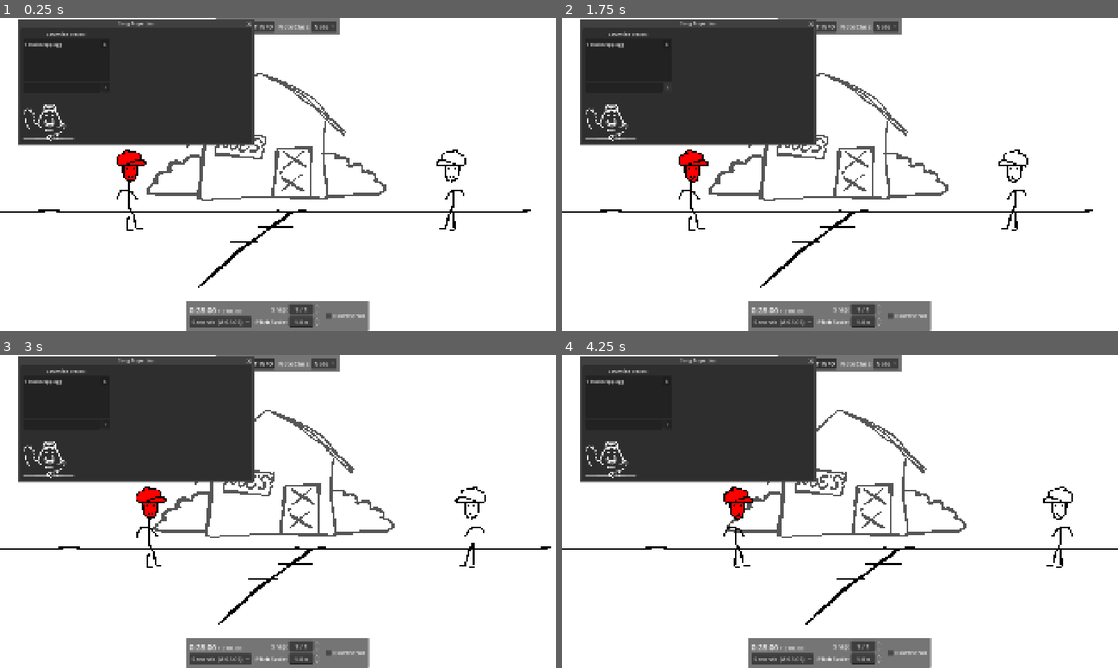
Above: before the commit, frames 1-4 (two rows, left to right).
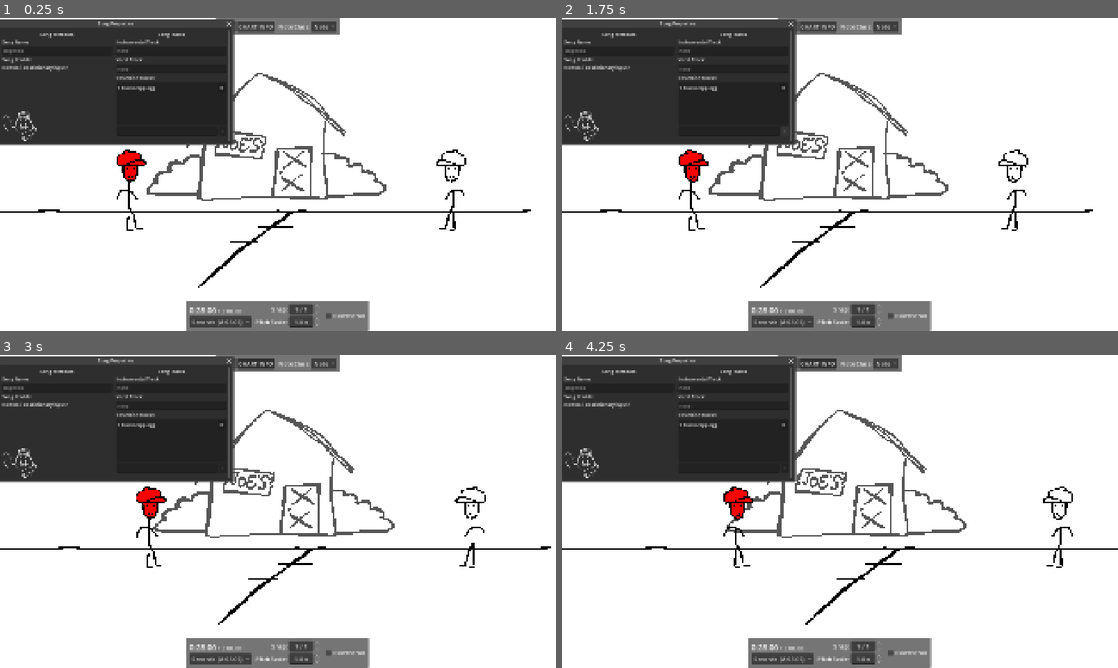
Above: after the commit, the same moments.

Repository: B3GD/b3gd
Game: Godot game, scene res://songs/test/song.tscn
Two runs of this game, one before a commit and one after it. Both use one fixed random seed, a clock stepped at 60 frames per second and the inputs below. This scene is started directly instead of the project's main scene. Sound files missing from this copy of the repository are replaced by a short silence.
Inputs:
- Up to frame 1 (0.25 s): no input
- Up to frame 2 (1.75 s): click "X" at 0.5 s; click "+" at 1.25 s
- Up to frame 3 (3 s): click "CHART INFO" at 2 s; hold Up (editor_time_up) from 2.78 s (still down)
- Up to frame 4 (4.25 s): release Up (editor_time_up) at 3.53 s; hold Down (editor_time_down) from 3.53 s (still down)

The runs differ from the first frame. In frame 1, 3.9% of the frame differs, in the area x 0-46%, y 0-41%; in frame 2, 3.9%; in frame 3, 3.9%; in frame 4, 3.9%.

Commit message:
doing some

Diff:
--- a/b3gd/chart_editor/chart_editor_activate.gd
+++ b/b3gd/chart_editor/chart_editor_activate.gd
@@ -7,3 +7,7 @@
 
 func override_with_editor() -> void:
 	$NoteManager.force_inactive = true
+
+
+func _on_chart_info_button_pressed() -> void:
+	pass # Replace with function body.
--- /dev/null
+++ b/b3gd/chart_editor/chart_info_button.gd
@@ -0,0 +1 @@
+extends Button
--- a/b3gd/chart_player/chart_player.tscn
+++ b/b3gd/chart_player/chart_player.tscn
@@ -322,7 +322,7 @@
 [node name="Window" type="Window" parent="EditorTools/EditorUI" unique_id=1144163274]
 oversampling_override = 1.0
 title = "Song Properties"
-position = Vector2i(71, 36)
+position = Vector2i(0, 36)
 size = Vector2i(800, 397)
 unresizable = true
 
@@ -345,19 +345,80 @@
 theme_override_constants/margin_right = 8
 theme_override_constants/margin_bottom = 8
 
-[node name="VFlowContainer" type="VFlowContainer" parent="EditorTools/EditorUI/Window/Panel/MarginContainer" unique_id=1103507713]
-layout_mode = 2
-
-[node name="Label" type="Label" parent="EditorTools/EditorUI/Window/Panel/MarginContainer/VFlowContainer" unique_id=1252954743]
+[node name="VFlowContainer" type="HBoxContainer" parent="EditorTools/EditorUI/Window/Panel/MarginContainer" unique_id=1709897347]
+layout_mode = 2
+
+[node name="VBoxContainer" type="VBoxContainer" parent="EditorTools/EditorUI/Window/Panel/MarginContainer/VFlowContainer" unique_id=2032944626]
+layout_mode = 2
+size_flags_horizontal = 3
+
+[node name="Label2" type="Label" parent="EditorTools/EditorUI/Window/Panel/MarginContainer/VFlowContainer/VBoxContainer" unique_id=1886734330]
+layout_mode = 2
+text = "Song Metadata"
+horizontal_alignment = 1
+
+[node name="Label3" type="Label" parent="EditorTools/EditorUI/Window/Panel/MarginContainer/VFlowContainer/VBoxContainer" unique_id=1367715971]
+layout_mode = 2
+text = "Song Name:"
+
+[node name="LineEdit" type="LineEdit" parent="EditorTools/EditorUI/Window/Panel/MarginContainer/VFlowContainer/VBoxContainer" unique_id=1307843780]
+layout_mode = 2
+placeholder_text = "Bopeebo"
+
+[node name="Label4" type="Label" parent="EditorTools/EditorUI/Window/Panel/MarginContainer/VFlowContainer/VBoxContainer" unique_id=161836687]
+layout_mode = 2
+text = "Song Credits:"
+
+[node name="Label5" type="Label" parent="EditorTools/EditorUI/Window/Panel/MarginContainer/VFlowContainer/VBoxContainer" unique_id=1710461039]
+layout_mode = 2
+text = "How do i do dictionary input?"
+
+[node name="TextureRect" type="TextureRect" parent="EditorTools/EditorUI/Window/Panel/MarginContainer/VFlowContainer/VBoxContainer" unique_id=1595565935]
+modulate = Color(1, 1, 1, 0.80784315)
+custom_minimum_size = Vector2(0, 100)
+layout_mode = 2
+size_flags_vertical = 10
+texture = ExtResource("16_jng4k")
+expand_mode = 2
+stretch_mode = 4
+
+[node name="VSeparator" type="VSeparator" parent="EditorTools/EditorUI/Window/Panel/MarginContainer/VFlowContainer" unique_id=263826754]
+layout_mode = 2
+
+[node name="VBoxContainer2" type="VBoxContainer" parent="EditorTools/EditorUI/Window/Panel/MarginContainer/VFlowContainer" unique_id=227109681]
+layout_mode = 2
+size_flags_horizontal = 3
+
+[node name="Label" type="Label" parent="EditorTools/EditorUI/Window/Panel/MarginContainer/VFlowContainer/VBoxContainer2" unique_id=1252954743]
+layout_mode = 2
+text = "Song Tracks"
+horizontal_alignment = 1
+
+[node name="Label3" type="Label" parent="EditorTools/EditorUI/Window/Panel/MarginContainer/VFlowContainer/VBoxContainer2" unique_id=355516636]
+layout_mode = 2
+text = "Instrumental Track:"
+
+[node name="LineEdit2" type="LineEdit" parent="EditorTools/EditorUI/Window/Panel/MarginContainer/VFlowContainer/VBoxContainer2" unique_id=43597218]
+layout_mode = 2
+placeholder_text = "none"
+
+[node name="Label4" type="Label" parent="EditorTools/EditorUI/Window/Panel/MarginContainer/VFlowContainer/VBoxContainer2" unique_id=1221302327]
+layout_mode = 2
+text = "Vocal Track:"
+
+[node name="LineEdit3" type="LineEdit" parent="EditorTools/EditorUI/Window/Panel/MarginContainer/VFlowContainer/VBoxContainer2" unique_id=158125677]
+layout_mode = 2
+placeholder_text = "none"
+
+[node name="Label2" type="Label" parent="EditorTools/EditorUI/Window/Panel/MarginContainer/VFlowContainer/VBoxContainer2" unique_id=565670583]
 layout_mode = 2
 text = "Strumline Tracks:"
-horizontal_alignment = 1
-
-[node name="Panel" type="Panel" parent="EditorTools/EditorUI/Window/Panel/MarginContainer/VFlowContainer" unique_id=855059347]
+
+[node name="Panel" type="Panel" parent="EditorTools/EditorUI/Window/Panel/MarginContainer/VFlowContainer/VBoxContainer2" unique_id=855059347]
 custom_minimum_size = Vector2(300, 150)
 layout_mode = 2
 
-[node name="ScrollContainer" type="ScrollContainer" parent="EditorTools/EditorUI/Window/Panel/MarginContainer/VFlowContainer/Panel" unique_id=1552848837]
+[node name="ScrollContainer" type="ScrollContainer" parent="EditorTools/EditorUI/Window/Panel/MarginContainer/VFlowContainer/VBoxContainer2/Panel" unique_id=1552848837]
 layout_mode = 1
 anchors_preset = 15
 anchor_right = 1.0
@@ -369,44 +430,39 @@
 grow_horizontal = 2
 grow_vertical = 2
 
-[node name="TrackGrid" type="GridContainer" parent="EditorTools/EditorUI/Window/Panel/MarginContainer/VFlowContainer/Panel/ScrollContainer" unique_id=1007618091]
+[node name="TrackGrid" type="GridContainer" parent="EditorTools/EditorUI/Window/Panel/MarginContainer/VFlowContainer/VBoxContainer2/Panel/ScrollContainer" unique_id=1007618091]
 layout_mode = 2
 size_flags_horizontal = 3
 size_flags_vertical = 3
 columns = 3
 
-[node name="Label2" type="Label" parent="EditorTools/EditorUI/Window/Panel/MarginContainer/VFlowContainer/Panel/ScrollContainer/TrackGrid" unique_id=766952293]
+[node name="Label2" type="Label" parent="EditorTools/EditorUI/Window/Panel/MarginContainer/VFlowContainer/VBoxContainer2/Panel/ScrollContainer/TrackGrid" unique_id=766952293]
 layout_mode = 2
 text = "1"
 
-[node name="Label3" type="Label" parent="EditorTools/EditorUI/Window/Panel/MarginContainer/VFlowContainer/Panel/ScrollContainer/TrackGrid" unique_id=944530311]
+[node name="Label3" type="Label" parent="EditorTools/EditorUI/Window/Panel/MarginContainer/VFlowContainer/VBoxContainer2/Panel/ScrollContainer/TrackGrid" unique_id=944530311]
 layout_mode = 2
 text = "tracks/opp.ogg"
 
-[node name="Button" type="Button" parent="EditorTools/EditorUI/Window/Panel/MarginContainer/VFlowContainer/Panel/ScrollContainer/TrackGrid" unique_id=515659952]
+[node name="Button" type="Button" parent="EditorTools/EditorUI/Window/Panel/MarginContainer/VFlowContainer/VBoxContainer2/Panel/ScrollContainer/TrackGrid" unique_id=515659952]
 layout_mode = 2
 size_flags_horizontal = 10
 text = " X "
 
-[node name="HBoxContainer" type="HBoxContainer" parent="EditorTools/EditorUI/Window/Panel/MarginContainer/VFlowContainer" unique_id=1027648156]
-layout_mode = 2
-
-[node name="LineEdit" type="LineEdit" parent="EditorTools/EditorUI/Window/Panel/MarginContainer/VFlowContainer/HBoxContainer" unique_id=1125373769]
-layout_mode = 2
-size_flags_horizontal = 3
-
-[node name="Button" type="Button" parent="EditorTools/EditorUI/Window/Panel/MarginContainer/VFlowContainer/HBoxContainer" unique_id=1600345443]
+[node name="HBoxContainer" type="HBoxContainer" parent="EditorTools/EditorUI/Window/Panel/MarginContainer/VFlowContainer/VBoxContainer2" unique_id=1027648156]
+layout_mode = 2
+
+[node name="LineEdit" type="LineEdit" parent="EditorTools/EditorUI/Window/Panel/MarginContainer/VFlowContainer/VBoxContainer2/HBoxContainer" unique_id=1125373769]
+layout_mode = 2
+size_flags_horizontal = 3
+
+[node name="Button" type="Button" parent="EditorTools/EditorUI/Window/Panel/MarginContainer/VFlowContainer/VBoxContainer2/HBoxContainer" unique_id=1600345443]
 layout_mode = 2
 size_flags_horizontal = 8
 text = " + "
 
-[node name="TextureRect" type="TextureRect" parent="EditorTools/EditorUI/Window/Panel/MarginContainer/VFlowContainer" unique_id=1595565935]
-custom_minimum_size = Vector2(0, 125.715)
-layout_mode = 2
-size_flags_vertical = 10
-texture = ExtResource("16_jng4k")
-expand_mode = 2
-stretch_mode = 4
+[node name="VSeparator2" type="VSeparator" parent="EditorTools/EditorUI/Window/Panel/MarginContainer/VFlowContainer" unique_id=6248650]
+layout_mode = 2
 
 [connection signal="pre_init_events" from="EventPlayer" to="SongAudioPlayer" method="on_event_pre_init"]
 [connection signal="finished" from="SongAudioPlayer" to="SongAudioPlayer" method="on_finished"]
--- a/menus/freeplay/freeplay_item_maker.gd
+++ b/menus/freeplay/freeplay_item_maker.gd
@@ -3,9 +3,10 @@
 @export var song_folder = "res://songs/"
 @export var song_scene_name = "song.tscn"
 
-# Called when the node enters the scene tree for the first time.
 func _ready() -> void:
 	for file_name in DirAccess.get_directories_at(song_folder):
+		# This doesn't actually use the chart metadata name.
+		# If ur using this to make a real freeplay u gotta change that
 		add_item(file_name)
 
 
Not shown, added: b3gd/chart_editor/chart_info_button.gd.uid
